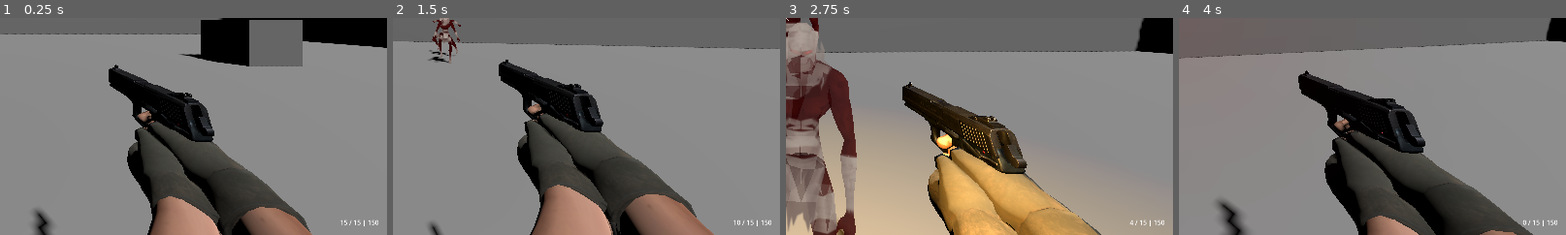
Above: before the commit, frames 1-4 (left to right).
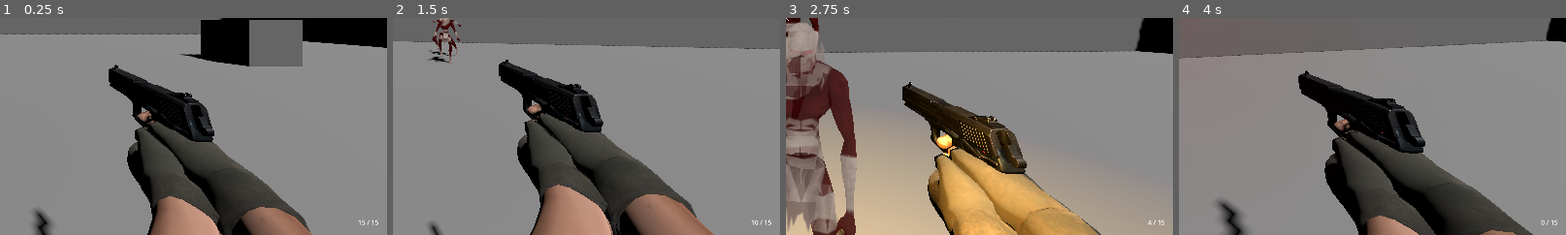
Above: after the commit, the same moments.

Repository: Gust4dev/RogueLite
Game: Godot game, scene res://scenes/main.tscn
The game is run twice, just before and just after one commit, with the same random seed, the same clock (stepped at 60 frames per second) and the same inputs.
Inputs (mouse positions are % of the whole screen's width and height, from its top left):
- Up to frame 1 (0.25 s): no input
- Up to frame 2 (1.5 s): tap Enter at 0.5 s; move the mouse to (55, 50) at 0.52 s; press the mouse at (55, 50) at 0.53 s; hold W (move_forward) from 0.53 s (still down); tap Space (jump) at 0.77 s; move the mouse to (45, 50) at 1.27 s; release the mouse at (45, 50) at 1.28 s; tap E (interact) at 1.35 s
- Up to frame 3 (2.75 s): keep holding W (move_forward); tap Space (jump) at 1.52 s; click (45, 50) at 1.55 s; move the mouse to (52, 48) at 2.02 s; press the mouse at (52, 48) at 2.03 s
- Up to frame 4 (4 s): keep holding W (move_forward); move the mouse to (49, 52) at 2.77 s; release the mouse at (49, 52) at 2.78 s; tap Shift (sprint) at 2.85 s; tap Space (jump) at 3.02, 3.77 s; click (49, 52) at 3.05 s; move the mouse to (57, 51) at 3.52 s; press the mouse at (57, 51) at 3.53 s; tap 1 at 3.6 s
The pictures show only the part of the screen within x 50-100%, y 50-100%; the shares and areas given below are measured in that part.

The runs differ from the first frame. In frame 1, less than 0.1% of the frame differs, in the area x 87-98%, y 92-96%; in frame 2, less than 0.1%; in frame 3, less than 0.1%; in frame 4, less than 0.1%.

Commit message:
feat: Implementado sistema de reload infinito e corrigido posicionamento de entidades - Removido sistema de reserve_ammo e max_ammo das armas - Implementado reload infinito estilo Overwatch (sempre recarrega magazine completo) - Atualizado UI de HUD para exibir apenas current_ammo/magazine_size - Corrigido posicionamento vertical de KeyItem, Portal e Boss spawn - Adicionado spawner de key_item elevado para evitar spawn underground - Corrigido look_at() dos inimigos com verificação de distância mínima - Adicionado hotkeys de debug (F9=spawn boss, F10=dar key) - Corrigido controle de cursor do mouse na tela de upgrades - Atualizado burst_fire.gd e fast_reload.gd para novo sistema de ammo - Adicionado BossSpawnPoint na arena de teste
EN
feat: Implemented infinite reload system and fixed entity positioning
- Removed reserve_ammo and max_ammo system from weapons
- Implemented Overwatch-style infinite reload (always refills full magazine)
- Updated HUD UI to display only current_ammo/magazine_size
- Fixed vertical positioning of KeyItem, Portal and Boss spawn
- Raised key_item spawner to prevent underground spawning
- Fixed enemy look_at() with minimum distance check
- Added debug hotkeys (F9=spawn boss, F10=give key)
- Fixed mouse cursor control on upgrade screen
- Updated burst_fire.gd and fast_reload.gd for new ammo system
- Added BossSpawnPoint to test arena

Diff:
--- a/enemies/base_enemy.gd
+++ b/enemies/base_enemy.gd
@@ -106,8 +106,10 @@
 		velocity.x = 0
 		velocity.z = 0
 
-		# Olha para o player
-		look_at(Vector3(target.global_position.x, global_position.y, target.global_position.z))
+		# Olha para o player (com verificação de distância)
+		var look_target = Vector3(target.global_position.x, global_position.y, target.global_position.z)
+		if global_position.distance_to(look_target) > 0.1:
+			look_at(look_target)
 
 		# Ataca
 		if can_attack:
@@ -125,9 +127,11 @@
 			velocity.x = direction.x * speed
 			velocity.z = direction.z * speed
 
-			# Olha para onde está indo
+			# Olha para onde está indo (com verificação de distância)
 			if direction.length() > 0.1:
-				look_at(Vector3(global_position.x + direction.x, global_position.y, global_position.z + direction.z))
+				var look_target = Vector3(global_position.x + direction.x, global_position.y, global_position.z + direction.z)
+				if global_position.distance_to(look_target) > 0.1:
+					look_at(look_target)
 
 	# Atualiza movimento
 	move_and_slide()
--- a/enemies/mini_boss_1.gd
+++ b/enemies/mini_boss_1.gd
@@ -27,6 +27,6 @@
 
 	# Mesh adjustments (para o modelo enemy1.glb)
 	mesh_scale = 0.015  # Maior que zombies normais
-	mesh_y_offset = 2.5
+	mesh_y_offset = 6.0
 
 	super._ready()
--- a/enemies/mini_boss_1.tscn
+++ b/enemies/mini_boss_1.tscn
@@ -1,6 +1,6 @@
-[gd_scene load_steps=4 format=3 uid="uid://boss1scene"]
+[gd_scene load_steps=4 format=3]
 
-[ext_resource type="Script" uid="uid://miniboss1" path="res://enemies/mini_boss_1.gd" id="1_boss"]
+[ext_resource type="Script" uid="uid://jj4f6fybg6yp" path="res://enemies/mini_boss_1.gd" id="1_boss"]
 [ext_resource type="PackedScene" uid="uid://b5sse3vngxsh7" path="res://assets/models/enemy1.glb" id="2_boss_mesh"]
 
 [sub_resource type="CapsuleShape3D" id="CapsuleShape3D_1"]
@@ -13,7 +13,7 @@
 script = ExtResource("1_boss")
 
 [node name="EnemyMesh" parent="." instance=ExtResource("2_boss_mesh")]
-transform = Transform3D(1.5, 0, 0, 0, 1.5, 0, 0, 0, 1.5, 0, 0, 0)
+transform = Transform3D(1.5, 0, 0, 0, 1.5, 0, 0, 0, 1.5, 0, 2.5, 0)
 
 [node name="CollisionShape3D" type="CollisionShape3D" parent="."]
 transform = Transform3D(1, 0, 0, 0, 1, 0, 0, 0, 1, 0, 1.2, 0)
--- a/enemies/mini_boss_2.gd
+++ b/enemies/mini_boss_2.gd
@@ -28,6 +28,6 @@
 
 	# Mesh adjustments
 	mesh_scale = 0.017
-	mesh_y_offset = 2.5
+	mesh_y_offset = 7.0
 
 	super._ready()
--- a/enemies/mini_boss_2.tscn
+++ b/enemies/mini_boss_2.tscn
@@ -1,6 +1,6 @@
-[gd_scene load_steps=4 format=3 uid="uid://boss2scene"]
+[gd_scene load_steps=4 format=3]
 
-[ext_resource type="Script" uid="uid://miniboss2" path="res://enemies/mini_boss_2.gd" id="1_boss"]
+[ext_resource type="Script" uid="uid://dvhbrpw3vpard" path="res://enemies/mini_boss_2.gd" id="1_boss"]
 [ext_resource type="PackedScene" uid="uid://b5sse3vngxsh7" path="res://assets/models/enemy1.glb" id="2_boss_mesh"]
 
 [sub_resource type="CapsuleShape3D" id="CapsuleShape3D_1"]
@@ -13,7 +13,7 @@
 script = ExtResource("1_boss")
 
 [node name="EnemyMesh" parent="." instance=ExtResource("2_boss_mesh")]
-transform = Transform3D(1.7, 0, 0, 0, 1.7, 0, 0, 0, 1.7, 0, 0, 0)
+transform = Transform3D(1.7, 0, 0, 0, 1.7, 0, 0, 0, 1.7, 0, 2.8, 0)
 
 [node name="CollisionShape3D" type="CollisionShape3D" parent="."]
 transform = Transform3D(1, 0, 0, 0, 1, 0, 0, 0, 1, 0, 1.3, 0)
--- a/enemies/mini_boss_3.gd
+++ b/enemies/mini_boss_3.gd
@@ -32,6 +32,6 @@
 
 	# Mesh adjustments
 	mesh_scale = 0.019
-	mesh_y_offset = 2.5
+	mesh_y_offset = 8.0
 
 	super._ready()
--- a/enemies/mini_boss_3.tscn
+++ b/enemies/mini_boss_3.tscn
@@ -1,6 +1,6 @@
-[gd_scene load_steps=4 format=3 uid="uid://boss3scene"]
+[gd_scene load_steps=4 format=3]
 
-[ext_resource type="Script" uid="uid://miniboss3" path="res://enemies/mini_boss_3.gd" id="1_boss"]
+[ext_resource type="Script" uid="uid://btmbhy7wxdfp2" path="res://enemies/mini_boss_3.gd" id="1_boss"]
 [ext_resource type="PackedScene" uid="uid://b5sse3vngxsh7" path="res://assets/models/enemy1.glb" id="2_boss_mesh"]
 
 [sub_resource type="CapsuleShape3D" id="CapsuleShape3D_1"]
@@ -13,7 +13,7 @@
 script = ExtResource("1_boss")
 
 [node name="EnemyMesh" parent="." instance=ExtResource("2_boss_mesh")]
-transform = Transform3D(1.9, 0, 0, 0, 1.9, 0, 0, 0, 1.9, 0, 0, 0)
+transform = Transform3D(1.9, 0, 0, 0, 1.9, 0, 0, 0, 1.9, 0, 3.2, 0)
 
 [node name="CollisionShape3D" type="CollisionShape3D" parent="."]
 transform = Transform3D(1, 0, 0, 0, 1, 0, 0, 0, 1, 0, 1.4, 0)
--- a/enemies/mini_boss_4.gd
+++ b/enemies/mini_boss_4.gd
@@ -33,6 +33,6 @@
 
 	# Mesh adjustments
 	mesh_scale = 0.022
-	mesh_y_offset = 2.5
+	mesh_y_offset = 9.0
 
 	super._ready()
--- a/enemies/mini_boss_4.tscn
+++ b/enemies/mini_boss_4.tscn
@@ -1,6 +1,6 @@
-[gd_scene load_steps=4 format=3 uid="uid://boss4scene"]
+[gd_scene load_steps=4 format=3]
 
-[ext_resource type="Script" uid="uid://miniboss4" path="res://enemies/mini_boss_4.gd" id="1_boss"]
+[ext_resource type="Script" uid="uid://deuu0o0uctgb1" path="res://enemies/mini_boss_4.gd" id="1_boss"]
 [ext_resource type="PackedScene" uid="uid://b5sse3vngxsh7" path="res://assets/models/enemy1.glb" id="2_boss_mesh"]
 
 [sub_resource type="CapsuleShape3D" id="CapsuleShape3D_1"]
@@ -13,7 +13,7 @@
 script = ExtResource("1_boss")
 
 [node name="EnemyMesh" parent="." instance=ExtResource("2_boss_mesh")]
-transform = Transform3D(2.2, 0, 0, 0, 2.2, 0, 0, 0, 2.2, 0, 0, 0)
+transform = Transform3D(2.2, 0, 0, 0, 2.2, 0, 0, 0, 2.2, 0, 3.8, 0)
 
 [node name="CollisionShape3D" type="CollisionShape3D" parent="."]
 transform = Transform3D(1, 0, 0, 0, 1, 0, 0, 0, 1, 0, 1.5, 0)
--- a/enemies/mini_boss_base.gd
+++ b/enemies/mini_boss_base.gd
@@ -274,7 +274,7 @@
 
 	var key = key_scene.instantiate()
 	get_tree().current_scene.add_child(key)
-	key.global_position = global_position + Vector3(0, 1, 0)
+	key.global_position = global_position + Vector3(0, 6, 0)
 
 
 func _boss_death_animation() -> void:
--- a/items/key_item.gd
+++ b/items/key_item.gd
@@ -28,6 +28,8 @@
 	# Configura collision
 	collision_layer = 0
 	collision_mask = 1  # Apenas player
+	monitoring = true  # Habilita detecção de colisão
+	monitorable = true
 
 	# Conecta signal de colisão
 	body_entered.connect(_on_body_entered)
@@ -78,13 +80,15 @@
 	material.roughness = 0.2
 
 	mesh_instance.set_surface_override_material(0, material)
+	mesh_instance.position.y = 1.0  # Eleva mesh acima do chão
 	add_child(mesh_instance)
 
 	# Collision shape
 	var collision = CollisionShape3D.new()
 	var shape = SphereShape3D.new()
-	shape.radius = 1.0
+	shape.radius = 1.5  # Maior raio para facilitar coleta
 	collision.shape = shape
+	collision.position.y = 1.0  # Eleva collision para mesma altura do mesh
 	add_child(collision)
 
 
--- a/items/key_item.tscn
+++ b/items/key_item.tscn
@@ -1,6 +1,6 @@
-[gd_scene load_steps=2 format=3 uid="uid://keyitemscene"]
+[gd_scene load_steps=2 format=3]
 
-[ext_resource type="Script" uid="uid://keyitemscript" path="res://items/key_item.gd" id="1_key"]
+[ext_resource type="Script" uid="uid://cvwwl3svxwafa" path="res://items/key_item.gd" id="1_key"]
 
 [node name="KeyItem" type="Area3D"]
 script = ExtResource("1_key")
--- a/items/portal.gd
+++ b/items/portal.gd
@@ -80,6 +80,7 @@
 
 	portal_mesh.mesh = torus
 	portal_mesh.rotation.x = PI / 2  # Vertical
+	portal_mesh.position.y = 2.0  # Eleva o portal acima do chão
 
 	# Material com emissão
 	var material = StandardMaterial3D.new()
@@ -101,6 +102,7 @@
 	plane.size = Vector2(3, 3)
 	center_mesh.mesh = plane
 	center_mesh.rotation.x = PI / 2
+	center_mesh.position.y = 2.0  # Mesmo Y do portal
 
 	var center_material = StandardMaterial3D.new()
 	center_material.albedo_color = Color(0.1, 0.2, 0.5, 0.5)
@@ -118,6 +120,7 @@
 	shape.radius = 2.0
 	shape.height = 3.0
 	collision.shape = shape
+	collision.position.y = 2.0  # Mesma altura do visual
 	add_child(collision)
 
 	# Partículas
--- a/items/portal.tscn
+++ b/items/portal.tscn
@@ -1,6 +1,6 @@
-[gd_scene load_steps=2 format=3 uid="uid://portalscene"]
+[gd_scene load_steps=2 format=3]
 
-[ext_resource type="Script" uid="uid://portalscript" path="res://items/portal.gd" id="1_portal"]
+[ext_resource type="Script" uid="uid://4inlujnoljl6" path="res://items/portal.gd" id="1_portal"]
 
 [node name="Portal" type="Area3D"]
 script = ExtResource("1_portal")
--- a/managers/spawn_manager.gd
+++ b/managers/spawn_manager.gd
@@ -282,6 +282,30 @@
 	portal_spawned = true
 
 
+func _input(event: InputEvent) -> void:
+	"""Debug hotkeys - só funcionam em debug builds"""
+	if not OS.is_debug_build():
+		return
+
+	if event is InputEventKey and event.pressed:
+		match event.keycode:
+			KEY_F9:
+				# Spawn próximo boss imediatamente
+				if bosses_spawned < boss_scenes.size() and not boss_active:
+					print("[DEBUG] Spawning boss ", bosses_spawned + 1)
+					spawn_boss(bosses_spawned)
+					bosses_spawned += 1
+				elif boss_active:
+					print("[DEBUG] Boss já ativo!")
+				else:
+					print("[DEBUG] Todos os bosses já spawned!")
+			KEY_F10:
+				# Dar key ao player
+				if GameManager:
+					GameManager.has_boss_key = true
+					print("[DEBUG] Key dada ao player!")
+
+
 func clear_all_enemies() -> void:
 	"""Remove todos os inimigos da cena"""
 	var enemies = get_tree().get_nodes_in_group("enemies")
--- a/managers/upgrade_manager.gd
+++ b/managers/upgrade_manager.gd
@@ -2,8 +2,6 @@
 
 # Upgrade Manager - Singleton que gerencia o sistema de upgrades
 # Controla pool de upgrades, aplicação e UI
-
-class_name UpgradeManagerClass
 
 # === SIGNALS ===
 signal upgrade_screen_opened()
@@ -21,8 +19,19 @@
 	var max_level: int = 3
 	var current_level: int = 0
 
-	func get_level_description(level: int) -> String:
+	func get_level_description(_level: int) -> String:
 		return description
+
+	func duplicate() -> UpgradeData:
+		var copy = UpgradeData.new()
+		copy.id = id
+		copy.name = name
+		copy.description = description
+		copy.icon_path = icon_path
+		copy.color = color
+		copy.max_level = max_level
+		copy.current_level = current_level
+		return copy
 
 # === CONSTANTS ===
 const MAX_ACTIVE_UPGRADES = 3
@@ -35,7 +44,7 @@
 var active_upgrades: Dictionary = {}
 
 # Referência à UI de upgrade
-var upgrade_ui: Control = null
+var upgrade_ui: Node = null
 
 # Referência ao player e weapon
 var player: Node3D = null
@@ -172,6 +181,9 @@
 	# Pausa o jogo
 	get_tree().paused = true
 
+	# Libera o cursor do mouse
+	Input.set_mouse_mode(Input.MOUSE_MODE_VISIBLE)
+
 	# Gera opções aleatórias
 	var options = generate_upgrade_options(UPGRADE_OPTIONS_COUNT)
 
@@ -180,8 +192,12 @@
 		_create_upgrade_ui()
 
 	if upgrade_ui:
-		upgrade_ui.visible = true
-		upgrade_ui.show_options(options)
+		if upgrade_ui.has_method("show"):
+			upgrade_ui.show()
+		else:
+			upgrade_ui.set("visible", true)
+		if upgrade_ui.has_method("show_options"):
+			upgrade_ui.show_options(options)
 
 	upgrade_screen_opened.emit()
 
@@ -189,10 +205,16 @@
 func hide_upgrade_screen() -> void:
 	"""Esconde a tela de upgrade"""
 	if upgrade_ui:
-		upgrade_ui.visible = false
+		if upgrade_ui.has_method("hide"):
+			upgrade_ui.hide()
+		else:
+			upgrade_ui.set("visible", false)
 
 	# Resume o jogo
 	get_tree().paused = false
+
+	# Recaptura o cursor do mouse
+	Input.set_mouse_mode(Input.MOUSE_MODE_CAPTURED)
 
 	upgrade_screen_closed.emit()
 
@@ -403,7 +425,7 @@
 		get_tree().current_scene.add_child(upgrade_ui)
 
 
-func _create_basic_upgrade_ui() -> Control:
+func _create_basic_upgrade_ui() -> CanvasLayer:
 	"""Cria uma UI básica de upgrade (fallback)"""
 	var canvas = CanvasLayer.new()
 	canvas.layer = 100
--- a/scenes/main.gd
+++ b/scenes/main.gd
@@ -37,6 +37,11 @@
 	for point in spawn_points:
 		SpawnManager.register_spawn_point(point)
 
+	# Registra boss spawn point
+	var boss_points = get_tree().get_nodes_in_group("boss_spawn_point")
+	if boss_points.size() > 0:
+		SpawnManager.register_boss_spawn_point(boss_points[0])
+
 func _spawn_test_zombies() -> void:
 	"""Spawna alguns zombies para teste"""
 	for i in range(5):
--- a/scenes/test_arena.tscn
+++ b/scenes/test_arena.tscn
@@ -131,3 +131,6 @@
 
 [node name="SpawnPoint5" type="Node3D" parent="." groups=["spawn_points"]]
 transform = Transform3D(1, 0, 0, 0, 1, 0, 0, 0, 1, 0, 0.5, -20)
+
+[node name="BossSpawnPoint" type="Node3D" parent="." groups=["boss_spawn_point"]]
+transform = Transform3D(1, 0, 0, 0, 1, 0, 0, 0, 1, 0, 1, 15)
--- a/ui/hud.gd
+++ b/ui/hud.gd
@@ -183,8 +183,7 @@
 		# Atualiza ammo inicial
 		_on_ammo_changed(
 			current_weapon.current_ammo,
-			current_weapon.magazine_size,
-			current_weapon.reserve_ammo
+			current_weapon.magazine_size
 		)
 
 
@@ -198,10 +197,10 @@
 		health_label.text = "%d / %d" % [int(current_health), int(max_health)]
 
 
-func _on_ammo_changed(current_ammo: int, magazine_size: int, reserve_ammo: int) -> void:
-	"""Atualiza o contador de munição"""
+func _on_ammo_changed(current_ammo: int, magazine_size: int) -> void:
+	"""Atualiza o contador de munição (reload infinito estilo Overwatch)"""
 	if ammo_label:
-		ammo_label.text = "%d / %d | %d" % [current_ammo, magazine_size, reserve_ammo]
+		ammo_label.text = "%d / %d" % [current_ammo, magazine_size]
 
 
 func _on_time_changed(seconds_remaining: int) -> void:
@@ -359,9 +358,9 @@
 	_on_health_changed(current, maximum)
 
 
-func update_ammo(current: int, mag_size: int, reserve: int) -> void:
+func update_ammo(current: int, mag_size: int) -> void:
 	"""Método público para atualizar ammo"""
-	_on_ammo_changed(current, mag_size, reserve)
+	_on_ammo_changed(current, mag_size)
 
 
 func update_timer(seconds: int) -> void:
--- a/upgrades/burst_fire.gd
+++ b/upgrades/burst_fire.gd
@@ -118,7 +118,7 @@
 	# Consome munição
 	weapon.current_ammo -= 1
 	if weapon.has_signal("ammo_changed"):
-		weapon.ammo_changed.emit(weapon.current_ammo, weapon.magazine_size, weapon.reserve_ammo)
+		weapon.ammo_changed.emit(weapon.current_ammo, weapon.magazine_size)
 
 	# Efeitos visuais mínimos (sem muzzle flash para não sobrecarregar)
 	if weapon.has_method("_apply_weapon_recoil"):
--- a/upgrades/fast_reload.gd
+++ b/upgrades/fast_reload.gd
@@ -67,11 +67,11 @@
 			weapon.reload()
 
 
-func _on_ammo_changed(current: int, mag_size: int, reserve: int) -> void:
-	"""Monitora munição para auto reload"""
+func _on_ammo_changed(current: int, mag_size: int) -> void:
+	"""Monitora munição para auto reload (reload infinito)"""
 	if auto_reload and level >= 3:
-		if current == 0 and reserve > 0:
-			# Inicia reload automaticamente
+		if current == 0:
+			# Inicia reload automaticamente (reload agora é sempre infinito)
 			if weapon and not weapon.is_reloading:
 				await get_tree().create_timer(0.1).timeout
 				if weapon and weapon.has_method("reload"):
--- a/weapons/base_weapon.gd
+++ b/weapons/base_weapon.gd
@@ -7,7 +7,7 @@
 
 # Signals
 signal weapon_fired()
-signal ammo_changed(current_ammo: int, magazine_size: int, reserve_ammo: int)
+signal ammo_changed(current_ammo: int, magazine_size: int)
 signal reload_started()
 signal reload_finished()
 signal weapon_empty()
@@ -19,7 +19,6 @@
 @export var fire_rate: float = 0.2
 @export var reload_time: float = 1.5
 @export var magazine_size: int = 12
-@export var max_ammo: int = 120
 
 # === CONFIGURAÇÃO DE RECOIL DA ARMA (kickback visual) ===
 @export_group("Weapon Recoil")
@@ -45,7 +44,6 @@
 
 # Ammo
 var current_ammo: int = 12
-var reserve_ammo: int = 120
 
 # Controle de disparo
 var can_shoot: bool = true
@@ -99,7 +97,6 @@
 
 	# Inicializa ammo
 	current_ammo = magazine_size
-	reserve_ammo = max_ammo
 
 	# Adiciona ao grupo weapons
 	add_to_group("weapons")
@@ -136,7 +133,7 @@
 	_setup_subsystems()
 
 	# Emite signal inicial de ammo
-	ammo_changed.emit(current_ammo, magazine_size, reserve_ammo)
+	ammo_changed.emit(current_ammo, magazine_size)
 
 
 func _setup_subsystems() -> void:
@@ -224,13 +221,12 @@
 	# Verifica ammo
 	if current_ammo <= 0:
 		weapon_empty.emit()
-		if reserve_ammo > 0:
-			reload()
+		reload()
 		return
 
 	# Decrementa ammo
 	current_ammo -= 1
-	ammo_changed.emit(current_ammo, magazine_size, reserve_ammo)
+	ammo_changed.emit(current_ammo, magazine_size)
 
 	# Cooldown de disparo
 	can_shoot = false
@@ -315,14 +311,11 @@
 
 
 func reload() -> void:
-	"""Recarrega a arma"""
+	"""Recarrega a arma (reload infinito estilo Overwatch)"""
 	if is_reloading:
 		return
 
 	if current_ammo >= magazine_size:
-		return
-
-	if reserve_ammo <= 0:
 		return
 
 	is_reloading = true
@@ -335,33 +328,26 @@
 	reload_started.emit()
 
 	# Toca animação de reload
-	if current_ammo == 0:
-		_play_animation(anim_reload)
-	else:
-		_play_animation(anim_reload)
+	_play_animation(anim_reload)
 
 	# Timer para reload
 	await get_tree().create_timer(reload_time).timeout
 
-	# Calcula ammo a recarregar
-	var ammo_needed = magazine_size - current_ammo
-	var ammo_to_reload = min(ammo_needed, reserve_ammo)
-
-	current_ammo += ammo_to_reload
-	reserve_ammo -= ammo_to_reload
+	# Reload infinito - sempre enche o magazine completamente
+	current_ammo = magazine_size
 
 	is_reloading = false
 	can_shoot = true
 
-	ammo_changed.emit(current_ammo, magazine_size, reserve_ammo)
+	ammo_changed.emit(current_ammo, magazine_size)
 	reload_finished.emit()
 
 
 func add_ammo(amount: int) -> void:
-	"""Adiciona munição reserva"""
-	reserve_ammo += amount
-	reserve_ammo = min(reserve_ammo, max_ammo)
-	ammo_changed.emit(current_ammo, magazine_size, reserve_ammo)
+	"""Adiciona munição diretamente ao magazine (reload infinito)"""
+	current_ammo += amount
+	current_ammo = min(current_ammo, magazine_size)
+	ammo_changed.emit(current_ammo, magazine_size)
 
 
 func _trigger_muzzle_flash() -> void:
--- a/weapons/pistol.gd
+++ b/weapons/pistol.gd
@@ -16,8 +16,7 @@
 	damage = 20.0              # Dano bom para pistola
 	fire_rate = 0.15           # Mais rápido para ser responsivo
 	reload_time = 1.0          # Reload rápido
-	magazine_size = 15         # Magazine um pouco maior
-	max_ammo = 150             # Mais munição total
+	magazine_size = 15         # 15 balas no pente (reload infinito)
 
 	# === RECOIL DA ARMA (kickback visual) ===
 	# Movimento para trás quando atira
Not shown, added: enemies/mini_boss_1.gd.uid
Not shown, added: enemies/mini_boss_2.gd.uid
Not shown, added: enemies/mini_boss_3.gd.uid
Not shown, added: enemies/mini_boss_4.gd.uid
Not shown, added: enemies/mini_boss_base.gd.uid
Not shown, added: items/key_item.gd.uid
Not shown, added: items/portal.gd.uid
Not shown, added: managers/upgrade_manager.gd.uid
Not shown, added: ui/upgrade_screen.gd.uid
Not shown: 1 places in ui/upgrade_screen.tscn that only renumber resources
Not shown, added: upgrades/base_upgrade.gd.uid
Not shown, added: upgrades/burst_fire.gd.uid
(and 7 more such lines)
